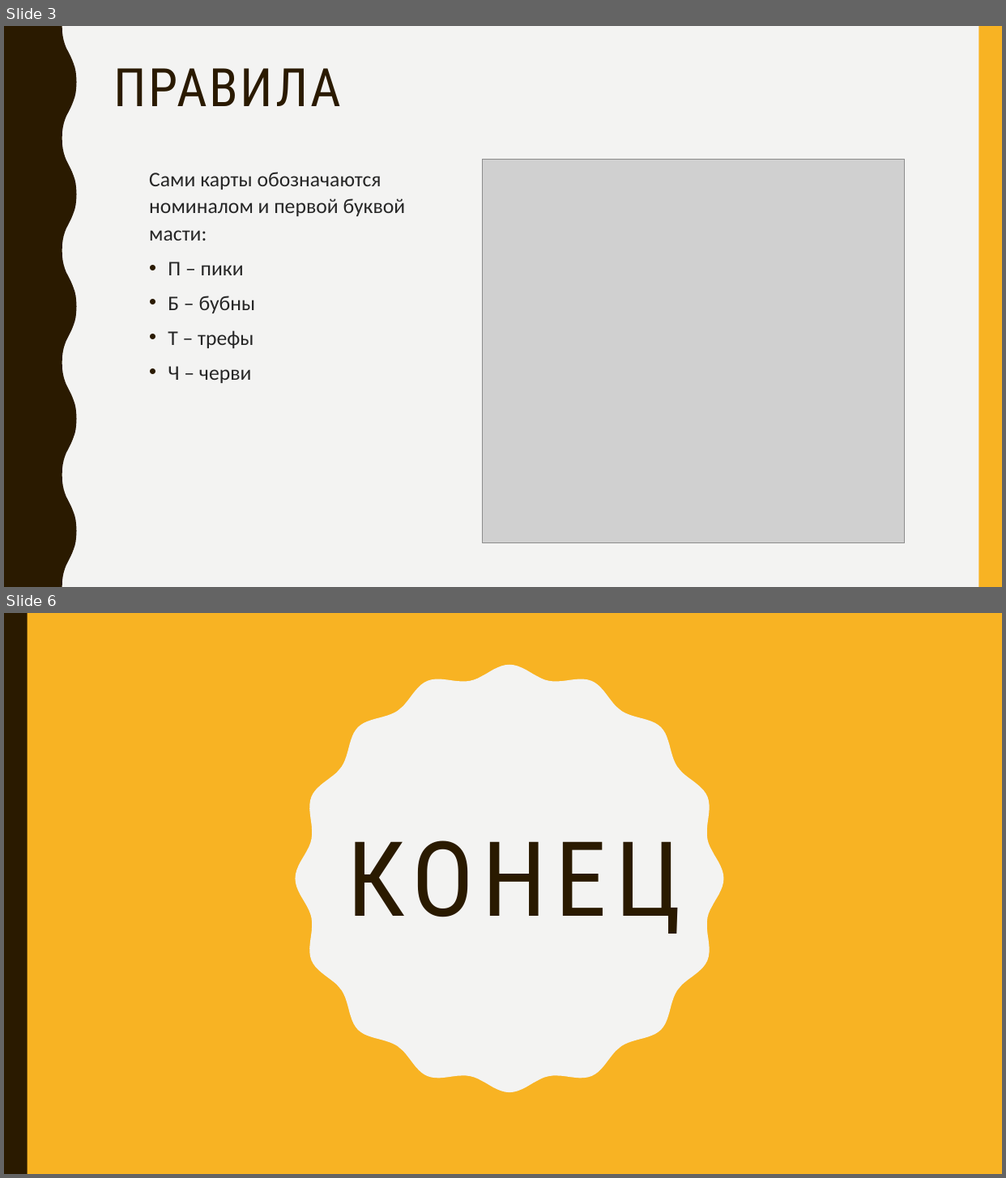
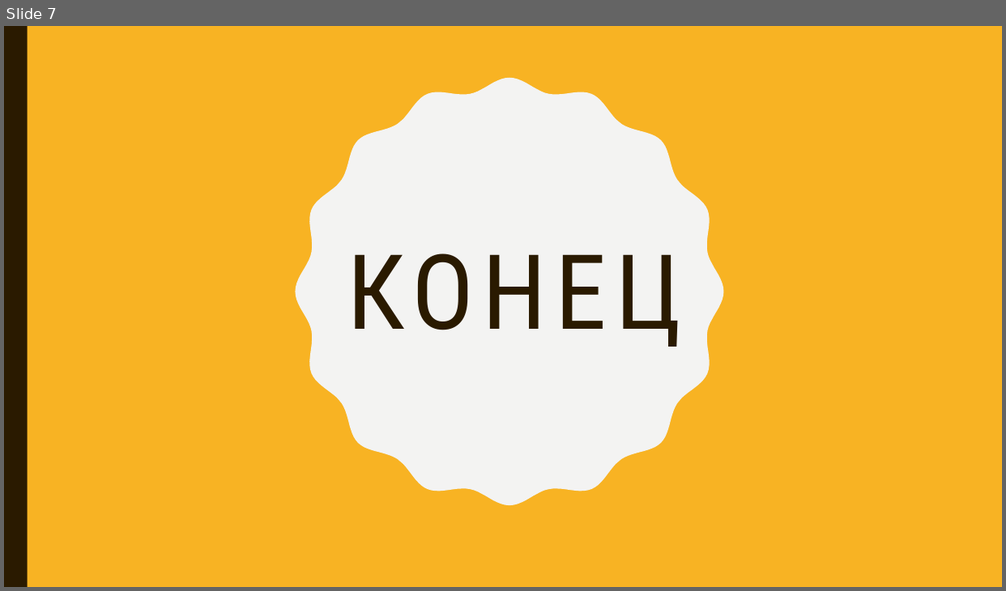
Before and after one commit to radiate-positivity/alice, a slide deck: 21 Очко на Алисе.pptx. Shown one above the other, each under a label of ours: slides 3 and 6 before the commit, slide 7 after it; the slides between them are not shown. The pictures are 1006x1178 and 1006x591 pixels, drawn with LibreOffice and Linux fonts; fonts in the diff are those of the drawing; grey boxes stand for pictures. Boxes give left, top, right and bottom in pixels: in the first picture for what was removed or moved away, otherwise in the second. Text is boxed around its words. In the diff, an @@ line names an element or a change of style, - is before the commit and + after.

```diff
--- a/21 Очко на Алисе.pptx
+++ b/21 Очко на Алисе.pptx
@@ slide 3 removed at [4, 26, 1002, 587], background #F3F3F2 @@
@@ freeform shape removed at [4, 26, 77, 587] @@
@@ rectangle removed at [978, 26, 1002, 587] @@
@@ title removed at [114, 68, 342, 106] @@
-ПРАВИЛА
@@ picture removed at [483, 160, 905, 544] @@
@@ text removed at [149, 172, 406, 383] @@
-Сами карты обозначаются номиналом и первой буквой масти:
-• П – пики
-• Б – бубны
-• Т – трефы
-• Ч – черви
@@ what was slide 6 is now slide 7 @@
```
Also in this commit, not shown: 4 slides changed, 2 slides added.
